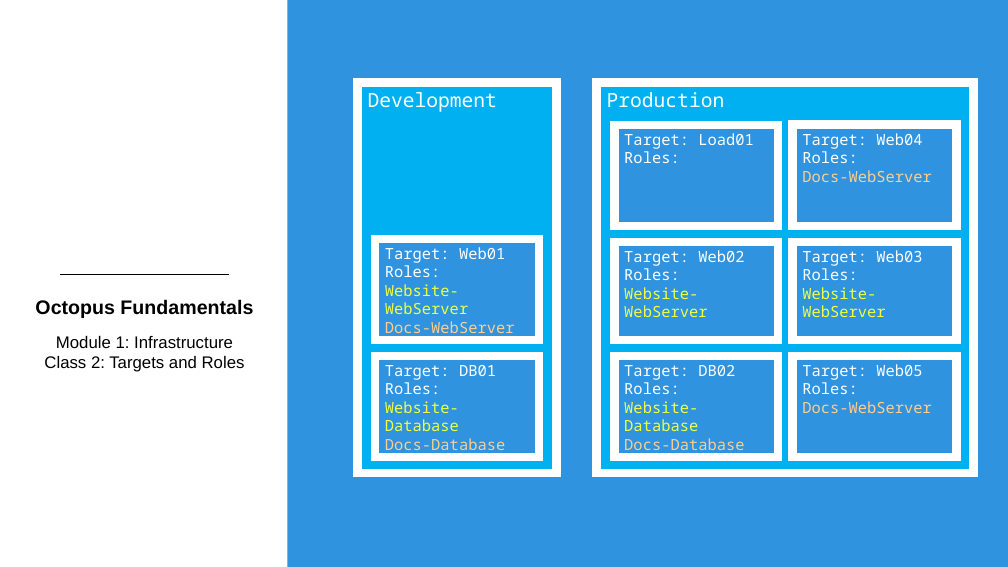
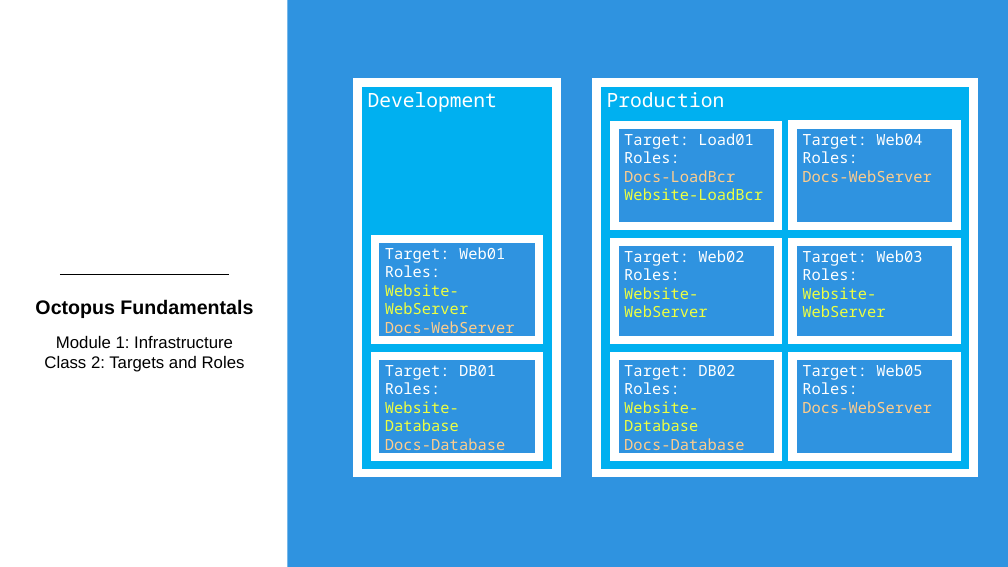
Before and after one commit to OctopusDeployCommunity/Octopus-Fundamentals-Course, a slide deck: slide 10 of OctopusDeployFundamentals/Module1-Infrastructure/Slides/Module1Class2-TargetsAndRoles.pptx (slide 7 before the commit). Drawn at 1008x567 pixels with LibreOffice and Linux fonts; fonts in the diff are those of the drawing; background and template pictures are left out. Boxes give left, top, right and bottom in pixels: in the first picture for what was removed or moved away, otherwise in the second. Text is boxed around its words. In the diff, an @@ line names an element or a change of style, - is before the commit and + after.

```diff
--- a/OctopusDeployFundamentals/Module1-Infrastructure/Slides/Module1Class2-TargetsAndRoles.pptx
+++ b/OctopusDeployFundamentals/Module1-Infrastructure/Slides/Module1Class2-TargetsAndRoles.pptx
@@ text in rectangle at [624,170,763,200]: paragraphs added @@
+Docs-LoadBcr
+Website-LoadBcr
```
Also in this commit, not shown: 8 other slides changed, 1 slide added.
